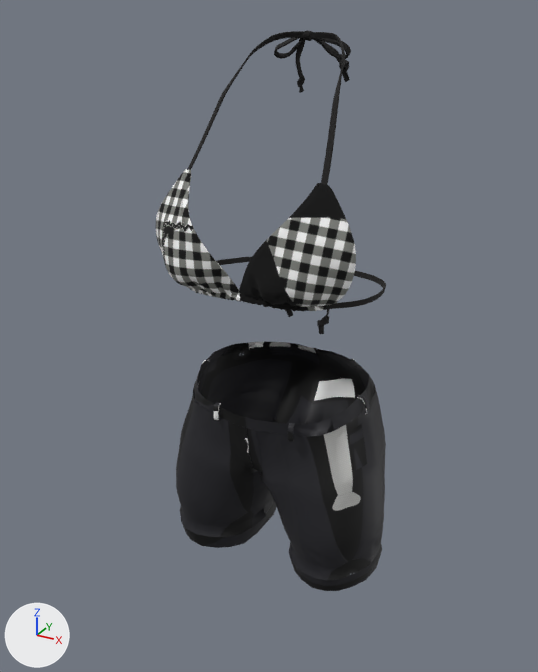
An edit to the glTF model src/Pages/Customize/Configurator/models/FemaleClothing/variations/bra_material_short.glb, drawn before and after from the same camera.
The view is the same before and after, from a 50 mm lens placed at (0.402, -0.753, 0.383), pointed at (-0.02, 0.014, -0.001). The lights are fixed; the arrows at lower left show +X, +Y and +Z. Vertices at the same position are counted once.

The older version as bpy lines, for what is in view:
```python
me_m_suit_01mesh_0_005 = bpy.data.meshes.new('m_suit_01Mesh_0.005')
me_m_suit_01mesh_0_005.from_pydata(...)  # 19706 vertices, 38961 faces; spans x -0.15..0.15, y -0.114..0.138, z -0.309..0.36
# faces by material slot: [6207, 32754]
me_m_suit_01mesh_0_005.materials.append(mat_m_suit_01)
me_m_suit_01mesh_0_005.materials.append(mat_uniform_1001_001)
ob_all = bpy.data.objects.new('all', me_m_suit_01mesh_0_005)
ob_all.location = (0.0, 0.0, 0.0)
```
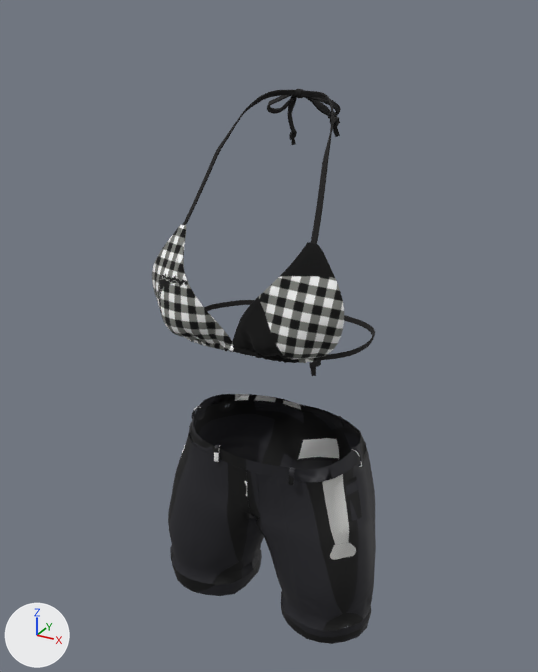
The change, as JSON lines over the scene's bpy script:
```json
{"block": "me_m_suit_01mesh_0_005", "where": "# used by ob_all; location = (0.0, 0.0, 0.0)"}
{"op": "remove", "block": "me_m_suit_01mesh_0_005", "code": "me_m_suit_01mesh_0_005.from_pydata(...)  # 19706 vertices, 38961 faces; spans x -0.15..0.15, y -0.114..0.138, z -0.309..0.36"}
{"op": "remove", "block": "me_m_suit_01mesh_0_005", "code": "me_m_suit_01mesh_0_005.materials.append(mat_m_suit_01)"}
{"op": "add", "block": "me_m_suit_01mesh_0_005", "code": "me_m_suit_01mesh_0_005.from_pydata(...)  # 16411 vertices, 32754 faces; spans x -0.134..0.119, y -0.114..0.111, z -0.079..0.295"}
{"block": "me_m_suit_01mesh_0_005", "change": "me_m_suit_01mesh_0_005 part 1: the loose piece of 136 vertices spanning x -0.009..-0.001, y 0.076..0.09, z 0.348..0.36 is moved by (-0.01, 0.0, -0.064)"}
{"block": "me_m_suit_01mesh_0_005", "change": "me_m_suit_01mesh_0_005 part 2: the loose piece of 438 vertices spanning x 0.005..0.03, y 0.078..0.104, z -0.014..0.069 is moved by (-0.01, 0.0, -0.064)"}
{"block": "me_m_suit_01mesh_0_005", "change": "me_m_suit_01mesh_0_005 part 3: the loose piece of 308 vertices spanning x -0.001..0.039, y 0.082..0.111, z 0.303..0.353 is moved by (-0.01, 0.0, -0.064)"}
{"block": "me_m_suit_01mesh_0_005", "change": "me_m_suit_01mesh_0_005 part 4: the loose piece of 350 vertices spanning x -0.031..0.002, y 0.08..0.11, z 0.288..0.356 is moved by (-0.01, 0.0, -0.064)"}
{"block": "me_m_suit_01mesh_0_005", "change": "me_m_suit_01mesh_0_005 part 5: the loose piece of 660 vertices spanning x -0.053..0.047, y 0.074..0.095, z 0.328..0.358 is moved by (-0.01, 0.0, -0.064)"}
{"block": "me_m_suit_01mesh_0_005", "change": "me_m_suit_01mesh_0_005 part 6: the loose piece of 1466 vertices spanning x -0.079..0.088, y -0.071..0.079, z 0.216..0.359 is moved by (-0.01, 0.0, -0.064)"}
{"block": "me_m_suit_01mesh_0_005", "change": "me_m_suit_01mesh_0_005 part 7: 10 loose pieces with 3295 vertices, spanning x -0.15..0.15, y -0.083..0.138, z -0.309..-0.048, are deleted"}
{"block": "me_m_suit_01mesh_0_005", "change": "me_m_suit_01mesh_0_005 part 8: 2 vertices moved within x -0.059..0.102, y -0.106..-0.077, z 0.103..0.104; 12318 vertices removed from x -0.125..0.129, y -0.114..0.106, z -0.003..0.221; 11912 vertices added at x -0.134..0.119, y -0.114..0.099, z 0.003..0.156"}
{"op": "add", "block": "me_m_suit_01mesh_0_010", "code": ["me_m_suit_01mesh_0_010 = bpy.data.meshes.new('m_suit_01Mesh_0.010')", "me_m_suit_01mesh_0_010.from_pydata(...)  # 3296 vertices, 6207 faces; spans x -0.165..0.151, y -0.075..0.102, z -0.397..-0.122", "me_m_suit_01mesh_0_010.materials.append(mat_m_suit_01)"]}
{"op": "add", "block": "ob_all_two", "code": ["ob_all_two = bpy.data.objects.new('all_two', me_m_suit_01mesh_0_010)", "ob_all_two.location = (0.0, 0.0, 0.0)"]}
```

What differs and where, as boxes [x1, y1, x2, y2] in the pictures (538 x 672 px; the box of a moved part takes in the faces that stretch with it):
```json
{"object": "all", "change": "reshaped", "before": [156, 30, 386, 591], "after": [152, 89, 375, 376], "on screen": "49% shorter"}
{"object": "all_two", "change": "added", "after": [168, 394, 376, 644]}
{"part": 1, "of": "me_m_suit_01mesh_0_005", "change": "moved or reshaped", "before": [303, 30, 312, 41], "after": [295, 89, 303, 99]}
{"part": 2, "of": "me_m_suit_01mesh_0_005", "change": "moved or reshaped", "before": [317, 309, 330, 334], "after": [309, 360, 321, 376]}
{"part": 3, "of": "me_m_suit_01mesh_0_005", "change": "moved or reshaped", "before": [315, 40, 350, 82], "after": [306, 98, 340, 137]}
{"part": 4, "of": "me_m_suit_01mesh_0_005", "change": "moved or reshaped", "before": [295, 38, 314, 93], "after": [287, 96, 305, 145]}
{"part": 5, "of": "me_m_suit_01mesh_0_005", "change": "moved or reshaped", "before": [274, 38, 351, 59], "after": [267, 95, 341, 117]}
{"part": 6, "of": "me_m_suit_01mesh_0_005", "change": "moved or reshaped", "before": [187, 31, 345, 185], "after": [182, 90, 335, 244]}
{"part": 7, "of": "me_m_suit_01mesh_0_005", "change": "deleted", "before": [176, 341, 386, 591], "on screen": "black"}
{"part": 8, "of": "me_m_suit_01mesh_0_005", "change": "moved or reshaped", "before": [156, 169, 386, 317], "after": [152, 224, 375, 363]}
```
